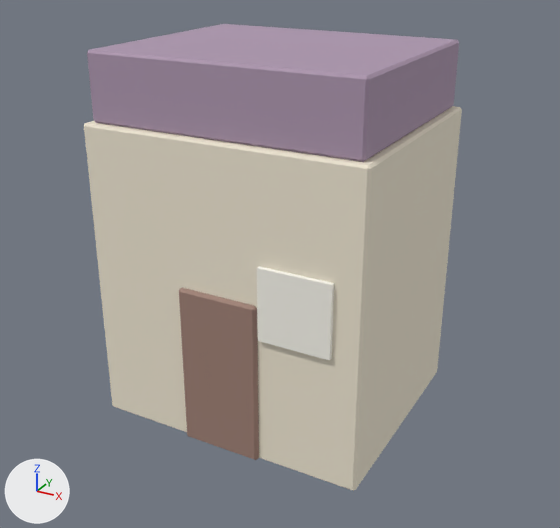
Two versions of the glTF model game/art/world/house_a.glb, one commit apart.
The view is the same before and after, from a 50 mm camera at (3.0, -5.44, 4.01) aimed at (0.05, -0.09, 1.34). The lights are fixed; the arrows at lower left show +X, +Y and +Z. The picture after the commit comes second. Vertices at exactly the same position are counted once.

The first picture shows 'house_a'.
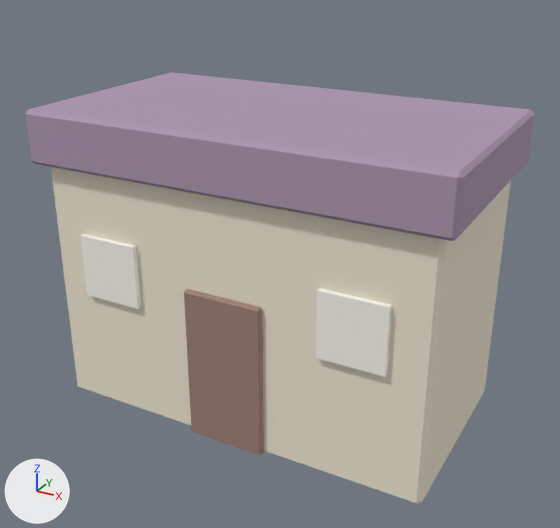
Boxes [x1, y1, x2, y2] around the edits, measured in the pictures (560 x 528 px; the box of a moved part takes in the faces that stretch with it):
'house_a', reshaped (35% wider, 7% shorter): before [84, 24, 462, 491]; after [25, 72, 534, 504]
part 1 of me_cube, moved or reshaped: before [84, 106, 462, 491]; after [51, 167, 511, 504]
part 2 of me_cube, moved or reshaped: before [179, 287, 259, 460]; after [184, 289, 264, 455]
part 3 of me_cube, added: after [81, 234, 141, 309]
part 4 of me_cube, added: after [316, 288, 392, 377]
part 5 of me_cube, added: after [25, 72, 534, 241]
part 6 of me_cube, deleted: before [87, 24, 459, 162]
part 7 of me_cube, deleted: before [257, 266, 334, 360]

Diff of the bpy script that builds the scene:
```diff
--- a/game/art/world/house_a.glb.py
+++ b/game/art/world/house_a.glb.py
@@ me_cube @@
 # used by ob_house_a; location = (0.0, 0.0, 0.0)
-me_cube.from_pydata(...)  # 80 vertices, 144 faces; spans x -1.2..1.2, y -1.02..1.02, z 0.0..3.15
+me_cube.from_pydata(...)  # 88 vertices, 156 faces; spans x -1.8..1.8, y -1.0..1.0, z 0.0..2.64
+# me_cube part 1: the loose piece of 24 vertices spanning x -1.2..1.2, y -0.98..1.02, z 0.0..2.6 is scaled about its middle by (1.41, 0.889, 0.837), then moved by (0.0, -0.02, -0.2)
+# me_cube part 2: the loose piece of 24 vertices spanning x -0.35..0.35, y -1.02..-0.96, z 0.0..1.4 is scaled about its middle by (1.01, 1.09, 0.968), then moved by (0.0, 0.07, -0.02)
+# me_cube part 3: a new loose piece, a box spanning x -1.375..-0.825, y -0.945..-0.895, z 1.075..1.625, in mat_mat_house_a_trim (white #fbf9f0)
+# me_cube part 4: a new loose piece, a box spanning x 0.825..1.375, y -0.945..-0.895, z 1.075..1.625, in mat_mat_house_a_trim (white #fbf9f0)
+# me_cube part 5: a new loose piece of 24 vertices spanning x -1.8..1.8, y -1.0..1.0, z 2.2..2.64, in mat_mat_house_a_roof (grey #ad96af)
+# me_cube part 6: the loose piece of 24 vertices spanning x -1.14..1.14, y -0.93..0.97, z 2.6..3.15 is deleted
+# me_cube part 7: the loose piece of 8 vertices spanning x 0.37..0.97, y -1.01..-0.97, z 1.13..1.73 is deleted
 me_cube.materials.append(mat_mat_house_a_stucco)
```
